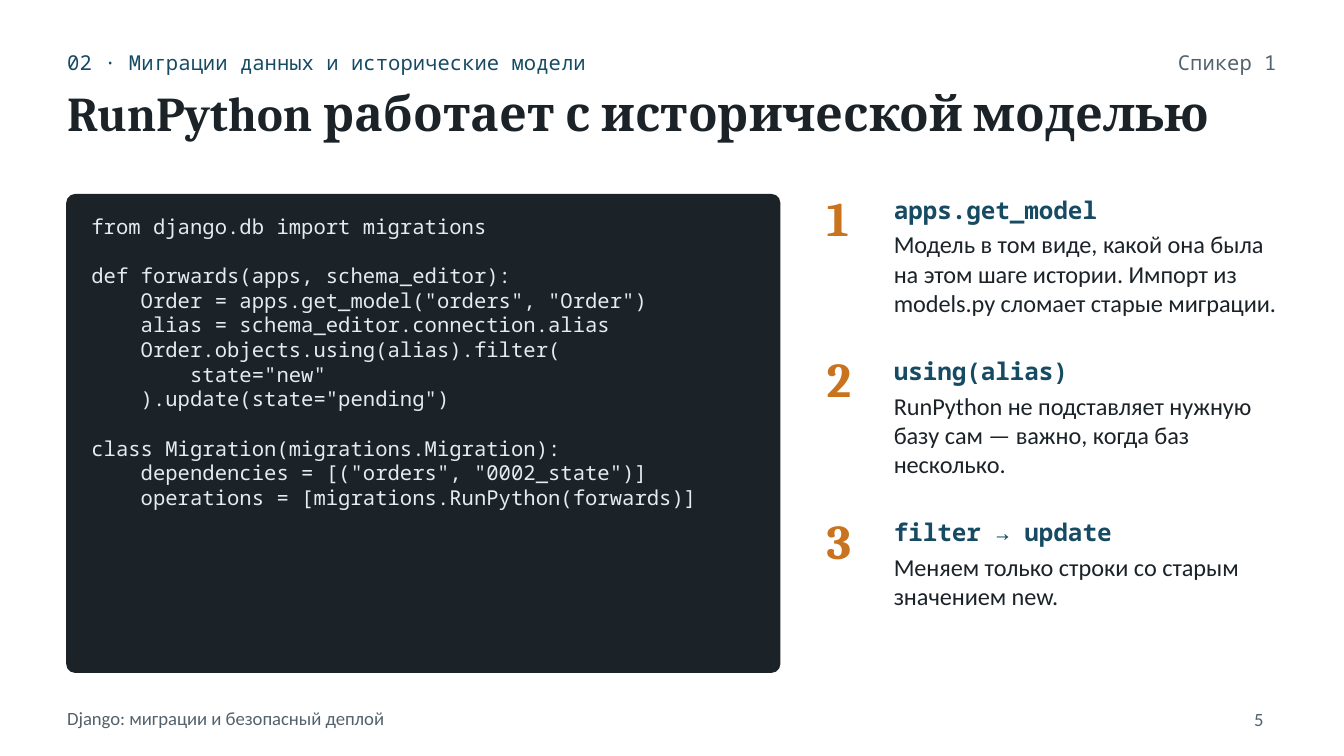
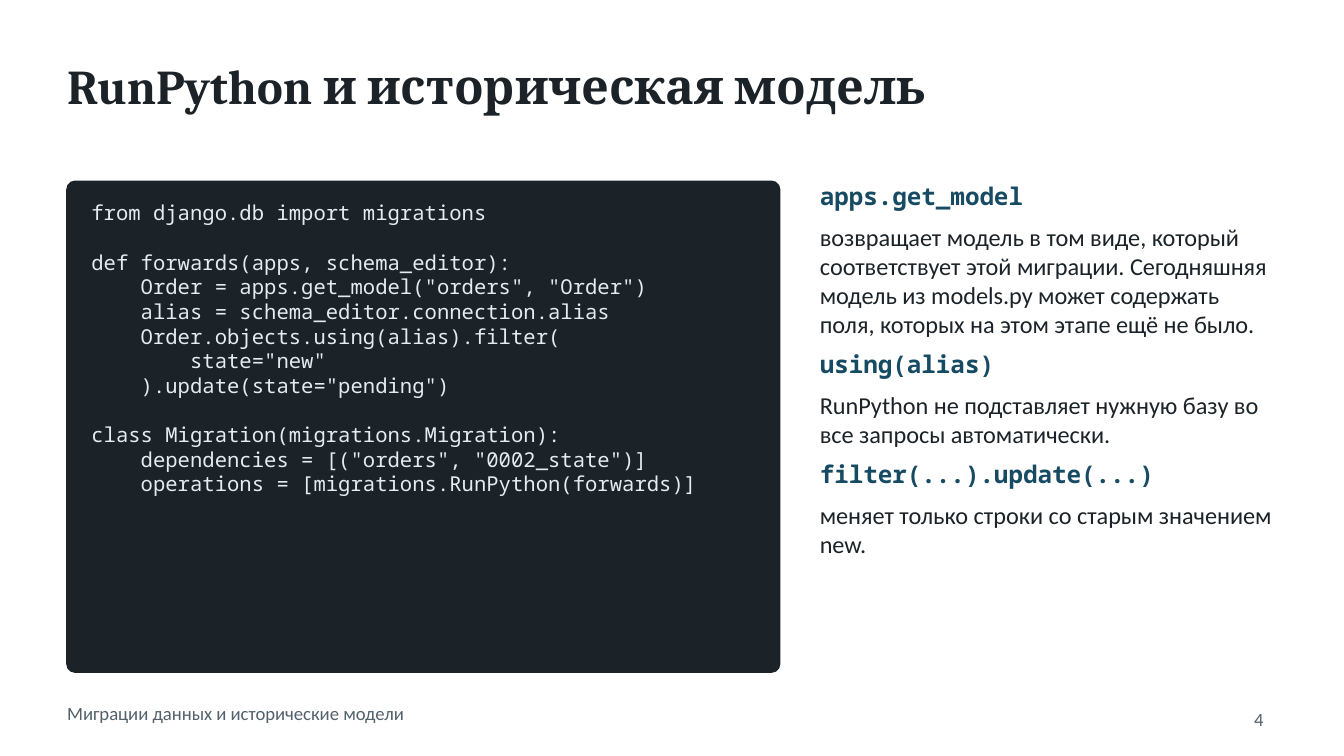
Before and after one commit to Aalerti/django-migrations-report, a slide deck: slide 4 of django_migrations_presentation.pptx (slide 5 before the commit). Drawn at 1344x756 pixels with LibreOffice and Linux fonts; fonts in the diff are those of the drawing. Boxes give left, top, right and bottom in pixels: in the first picture for what was removed or moved away, otherwise in the second. Text is boxed around its words. In the diff, an @@ line names an element or a change of style, - is before the commit and + after.

```diff
--- a/django_migrations_presentation.pptx
+++ b/django_migrations_presentation.pptx
@@ text removed at (x1=1178, y1=55, x2=1276, y2=75) @@
-Спикер 1
@@ title added at (x1=67, y1=70, x2=926, y2=116), 26 pt, text #1B2328, bold @@
+RunPython и историческая модель
@@ title removed at (x1=67, y1=93, x2=1209, y2=143) @@
-RunPython работает с исторической моделью
@@ rounded rectangle resized from (x1=67, y1=195, x2=780, y2=672) to (x1=67, y1=181, x2=780, y2=672) @@
@@ rounded rectangle at (x1=67, y1=181, x2=780, y2=672): proportions changed @@
@@ text "from django.db import migrations" moved from (x1=91, y1=218, x2=696, y2=510) to (x1=91, y1=204, x2=696, y2=496) @@
@@ text added at (x1=820, y1=186, x2=1272, y2=553), 13 pt, text #1B2328 @@
+apps.get_model
+возвращает модель в том виде, который соответствует этой миграции. Сегодняшняя модель из models.py может содержать поля, которых на этом этапе ещё не было.
+using(alias)
+RunPython не подставляет нужную базу во все запросы автоматически.
+filter(...).update(...)
+меняет только строки со старым значением new.
@@ text removed at (x1=827, y1=203, x2=849, y2=236) @@
-1
@@ text removed at (x1=894, y1=200, x2=1276, y2=316) @@
-apps.get_model
-Модель в том виде, какой она была на этом шаге истории. Импорт из models.py сломает старые миграции.
@@ text removed at (x1=827, y1=364, x2=852, y2=397) @@
-2
@@ text removed at (x1=894, y1=361, x2=1251, y2=473) @@
-using(alias)
-RunPython не подставляет нужную базу сам — важно, когда баз несколько.
@@ text removed at (x1=827, y1=526, x2=852, y2=560) @@
-3
@@ text removed at (x1=894, y1=522, x2=1238, y2=605) @@
-filter → update
-Меняем только строки со старым значением new.
@@ text at (x1=67, y1=708, x2=404, y2=723): text changed; size 11 to 10 pt; font Noto Sans Mono to Calibri; text colour #164B63 to #52616B @@
-02 · Миграции данных и исторические модели
+Миграции данных и исторические модели
@@ text "Миграции данных и исторические модели" at (x1=67, y1=708, x2=404, y2=723): vertical alignment middle to top @@
@@ text removed at (x1=67, y1=712, x2=385, y2=728) @@
-Django: миграции и безопасный деплой
@@ page number at (x1=1254, y1=714, x2=1263, y2=726): text changed @@
-5
+4
```
Also in this commit, not shown: 17 other slides changed, 2 slides added, 3 slides removed, 1 other file.
